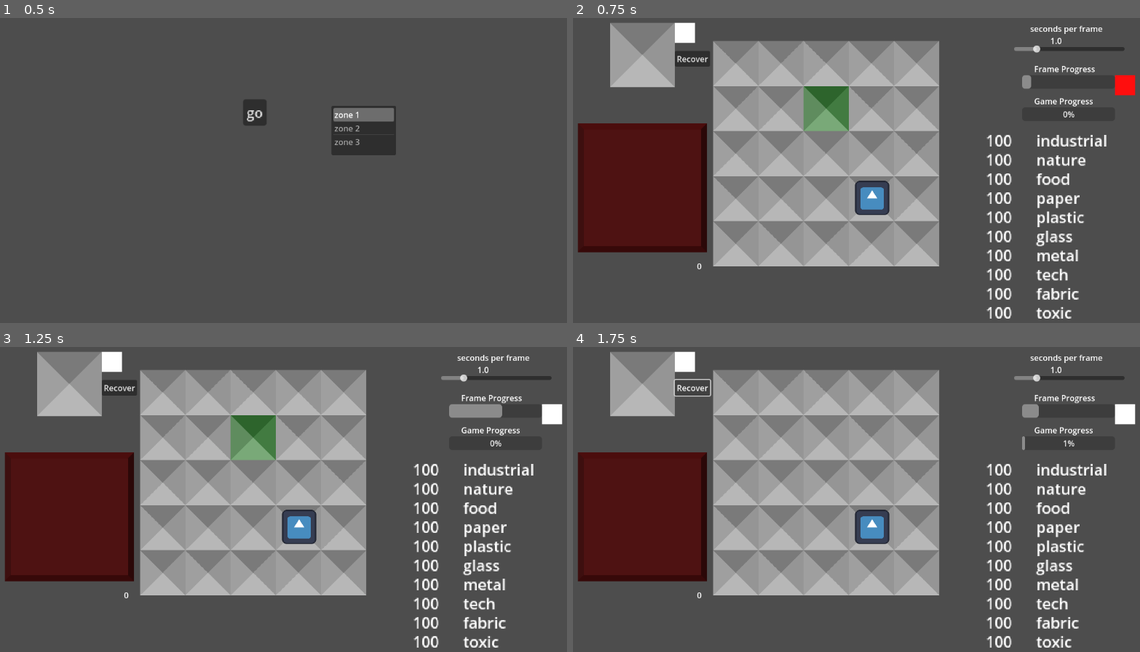
Above: before the commit, frames 1-4 (two rows, left to right).
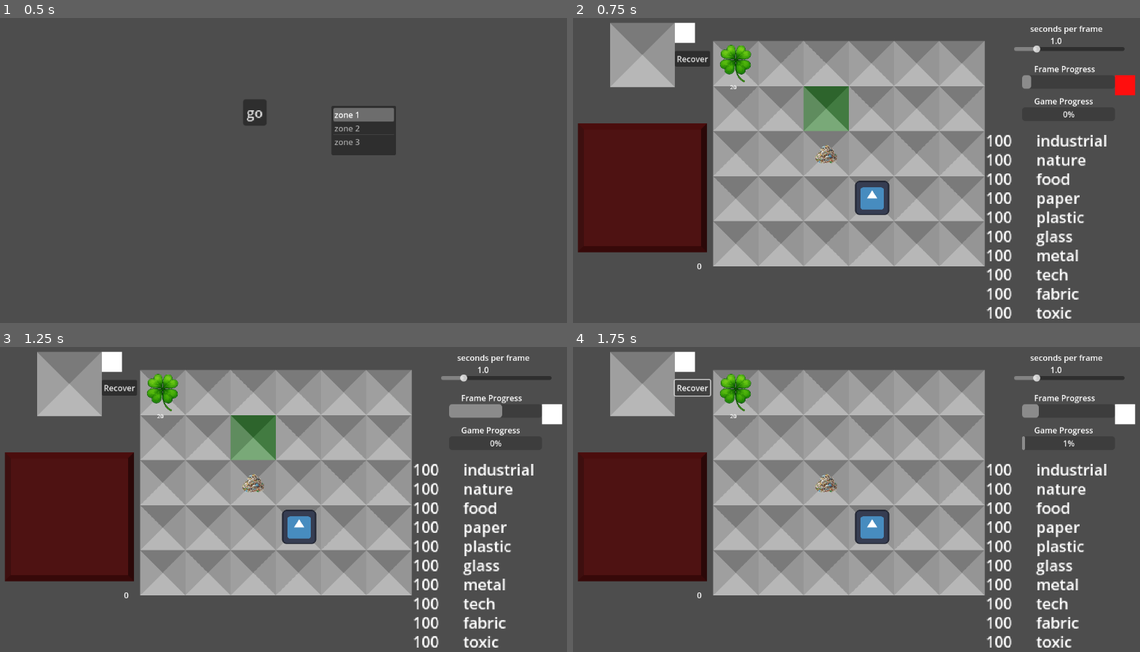
Above: after the commit, the same moments.

Repository: folkersm/junk_game
Game: Godot game, scene res://menu.tscn
The game is run twice, just before and just after one commit, with the same random seed, the same clock (stepped at 60 frames per second) and the same inputs. The engine's default icon, where the game draws it, is replaced by a stand-in: a white triangle on a blue panel in a dark square.
Inputs:
- Up to frame 1 (0.5 s): no input
- Up to frame 2 (0.75 s): click "go" at 0.5 s
- Up to frame 3 (1.25 s): no input
- Up to frame 4 (1.75 s): click "Recover" at 1.25 s

Frame 1 is identical in both runs. In frame 2, 6.5% of the frame differs, in the area x 25-73%, y 7-82%; in frame 3, 6.5%; in frame 4, 6.5%.

Commit message:
added discord notifications yml

Diff:
--- a/deck.gd
+++ b/deck.gd
@@ -127,7 +127,8 @@
 	# Defensive bounds check
 	var x = tile_coords.x
 	var y = tile_coords.y
-	if y >= 0 and y < board.grid.size() and x >= 0 and x < board.grid[y].size():
+	print("testing drop item from deck ", x, " ",y, " ", board.grid.size()," ", board.grid[y].size())
+	if y >= 0 and y < board.grid[y].size() and x >= 0 and x < board.grid.size():
 		if board.grid_is_empty(Vector2i(x,y)):
 			var nombre = dragged_card.card_name
 			var level = dragged_card.level
--- a/floor.gd
+++ b/floor.gd
@@ -73,14 +73,14 @@
 	else:
 		return false
 
-func grid_is_empty(loc): # takes in a integer coord and returns boolean of whether it's in the grid
-	if loc[0] >= 0 and loc[0] <= grid_size[0]-1 and loc[1] >= 0 and loc[1] < grid_size[1] and grid[int(loc[0])][int(loc[1])] == null:
+func grid_is_empty(loc): # takes in a integer coord and returns boolean of whether it's in the grid. loc = (x,y), grid_size = [y,x]
+	if loc[0] >= 0 and loc[0] <= grid_size[1] and loc[1] >= 0 and loc[1] < grid_size[0] and grid[int(loc[0])][int(loc[1])] == null:
 			return true
 	else:
 		return false
 
 func coords_on_grid(loc): # takes in a integer coord and returns boolean of whether it's in the grid
-	if loc[0] >= 0 and loc[0] <= grid_size[0]-1 and loc[1] >= 0 and loc[1] < grid_size[1]:
+	if loc[0] >= 0 and loc[0] <  grid_size[1] and loc[1] >= 0 and loc[1] < grid_size[0]:
 			return true
 	else:
 		return false
@@ -188,7 +188,7 @@
 func highlight_tile(pos):
 	if prev_pos != pos:
 		set_cell(prev_pos, 0, Vector2i(0,0),0)
-		if pos[0] >= 0 and pos[0] < grid_size[0] and pos[1] >= 0 and pos[1] < grid_size[1]:
+		if pos[0] >= 0 and pos[0] < grid_size[1] and pos[1] >= 0 and pos[1] < grid_size[0]:
 			set_cell(pos, 1, Vector2i(0,0), 0)
 			prev_pos = pos
 
--- a/main_menu.gd
+++ b/main_menu.gd
@@ -1,10 +1,14 @@
 extends Node2D
-var default_map = [[0,0,0,0,0],[0,0,0,0,0],[0,0,0,0,0],[0,0,0,0,0],[0,0,0,0,0]]
+var default_map =[]
+var height = 5
+var width = 6
 
 func _ready():
-	for i in default_map:
-		for j in i:
-			j = 0
+	for i in width:
+		default_map.append([])
+		for j in height:
+			default_map[i].append(null)
+
 
 func start_game():
 	var selected_zone = $ItemList.get_selected_items()
Not shown, added: .github/workflows/github.yml
